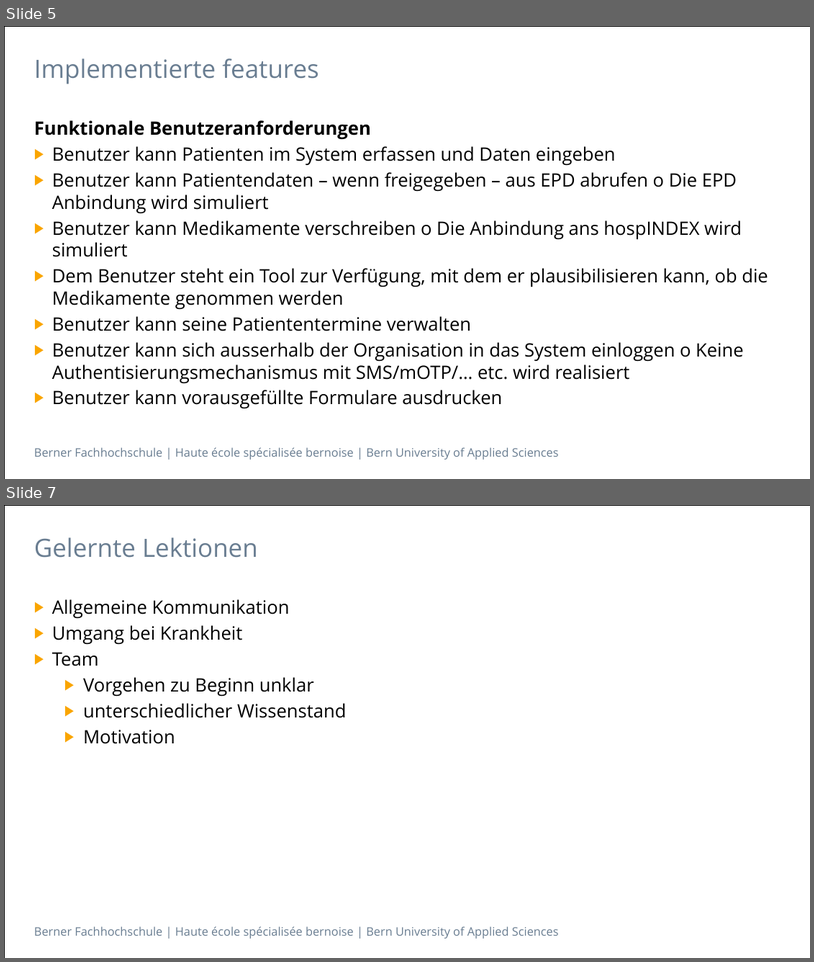
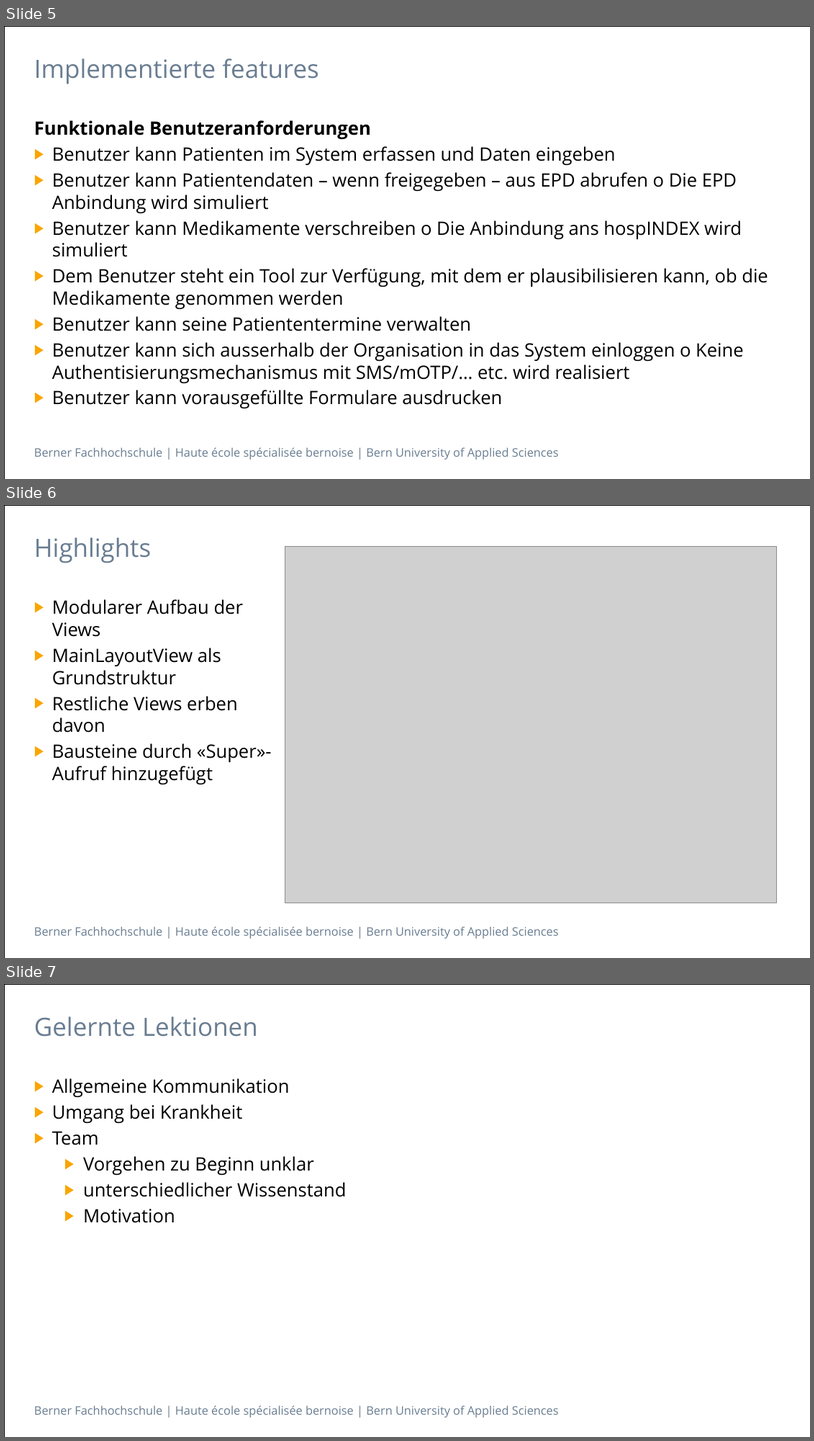
Before and after one commit to selvs1/ePsyDoc, a slide deck: doc/task-07/Task07.pptx. Shown one above the other, each under a label of ours: slides 5 and 7 before the commit, slides 5, 6 and 7 after it; the slides between them are not shown. The pictures are 814x962 and 814x1441 pixels, drawn with LibreOffice and Linux fonts; fonts in the diff are those of the drawing; grey boxes stand for pictures. Boxes give left, top, right and bottom in pixels: in the first picture for what was removed or moved away, otherwise in the second. Text is boxed around its words. In the diff, an @@ line names an element or a change of style, - is before the commit and + after.

```diff
--- a/doc/task-07/Task07.pptx
+++ b/doc/task-07/Task07.pptx
@@ slide 6 added at (4, 505, 810, 958), background #FFFFFF; not listed: 2 template elements that a slide beside it also shows @@
@@ title added at (34, 537, 151, 563), 30 pt, text #697D91 @@
+Highlights
@@ picture added at (286, 547, 777, 903) @@
@@ text added at (52, 599, 272, 784), 22 pt, text #000000 @@
+▶ Modularer Aufbau der Views
+▶ MainLayoutView als Grundstruktur
+▶ Restliche Views erben davon
+▶ Bausteine durch «Super»-Aufruf hinzugefügt
```
Also in this commit, not shown: 1 slide removed, 1 other file.
